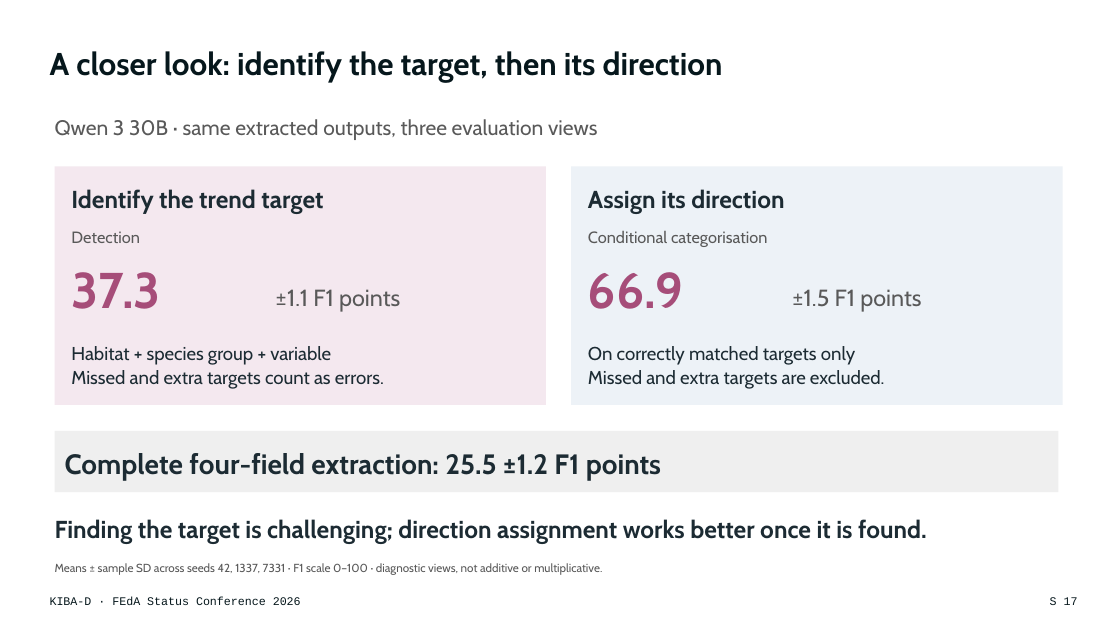
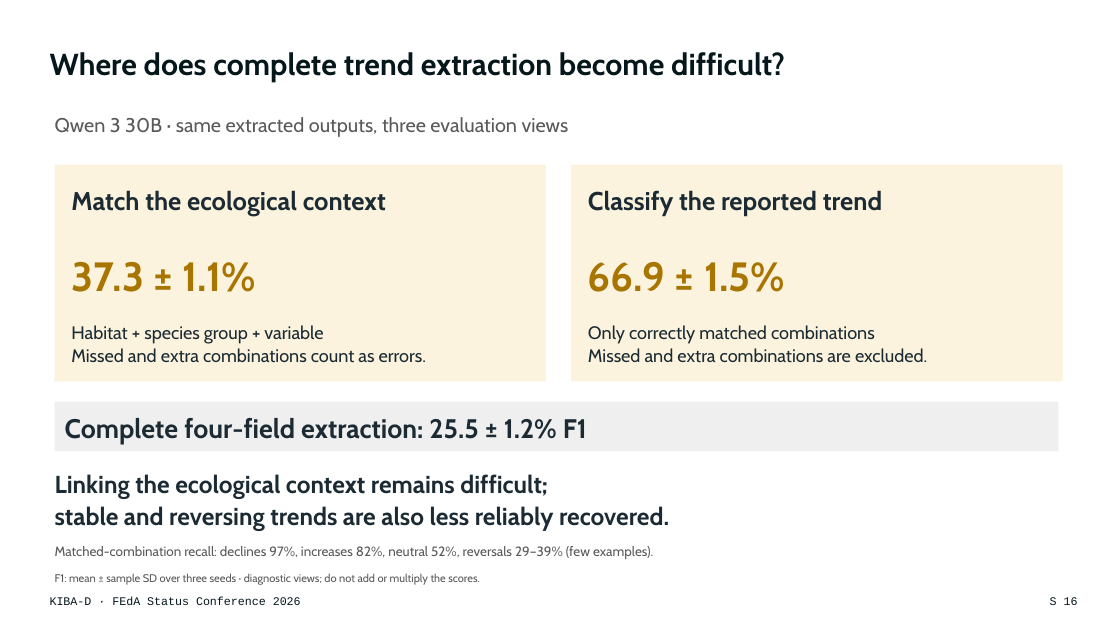
Before and after one commit to DFKI-NLP/kibad-llm, a slide deck: slide 16 of presentations/2026_feda_status_conference/KIBA-D_FEdA2026_Keynote.pptx (slide 17 before the commit). Drawn at 1120x630 pixels with LibreOffice and Linux fonts; fonts in the diff are those of the drawing. Boxes give left, top, right and bottom in pixels: in the first picture for what was removed or moved away, otherwise in the second. Text is boxed around its words. In the diff, an @@ line names an element or a change of style, - is before the commit and + after.

```diff
--- a/presentations/2026_feda_status_conference/KIBA-D_FEdA2026_Keynote.pptx
+++ b/presentations/2026_feda_status_conference/KIBA-D_FEdA2026_Keynote.pptx
@@ title at bbox=[50, 52, 785, 82]: text changed; size 27 to 26 pt @@
-A closer look: identify the target, then its direction
+Where does complete trend extraction become difficult?
@@ text "Qwen 3 30B · same ..." at bbox=[55, 117, 569, 137]: size 18 to 17 pt @@
@@ rectangle: place and size @@
-rectangle at bbox=[55, 166, 546, 405]
+rectangle at bbox=[55, 165, 546, 381]
@@ rectangle at bbox=[55, 165, 546, 381]: fill #F4E8EF to #FBF3DE @@
@@ rectangle: place and size @@
-rectangle at bbox=[571, 166, 1063, 405]
+rectangle at bbox=[571, 165, 1063, 381]
@@ rectangle at bbox=[571, 165, 1063, 381]: fill #EDF2F7 to #FBF3DE @@
@@ text at bbox=[71, 190, 386, 216]: text changed; size 21 to 22 pt @@
-Identify the trend target
+Match the ecological context
@@ text removed at bbox=[588, 189, 784, 214] @@
-Assign its direction
@@ text added at bbox=[588, 190, 882, 216], 22 pt, text #1C2B33, bold @@
+Classify the reported trend
@@ text removed at bbox=[588, 231, 767, 247] @@
-Conditional categorisation
@@ text at bbox=[71, 262, 256, 292]: text changed; size 14 to 35 pt; text colour #595959 to #A87500; bold on @@
-Detection
+37.3 ± 1.1%
@@ text at bbox=[588, 262, 785, 292]: text changed; size 43 to 35 pt; text colour #A64D79 to #A87500 @@
-66.9
+66.9 ± 1.5%
@@ text removed at bbox=[71, 272, 161, 309] @@
-37.3
@@ text removed at bbox=[275, 289, 400, 312] @@
-±1.1 F1 points
@@ text removed at bbox=[792, 289, 921, 312] @@
-±1.5 F1 points
@@ text at bbox=[71, 325, 323, 344]: size 16 to 15.5 pt in "Habitat + species group + variable" @@
@@ text "Habitat + species group + ...": place and size @@
-text "Habitat + species group + ..." at bbox=[71, 346, 384, 389]
+text "Habitat + species group + ..." at bbox=[71, 325, 426, 363]
@@ text at bbox=[588, 325, 927, 363]: text changed; size 16 to 15.5 pt @@
-On correctly matched targets only
-Missed and extra targets are excluded.
+Only correctly matched combinations
+Missed and extra combinations are excluded.
@@ text at bbox=[71, 348, 426, 363]: text changed; size 16 to 15.5 pt @@
-Missed and extra targets count as errors.
+Missed and extra combinations count as errors.
@@ rectangle "Complete four-field extraction: 25.5 ± ...": place and size @@
-rectangle "Complete four-field extraction: 25.5 ± ..." at bbox=[55, 431, 1059, 492]
+rectangle "Complete four-field extraction: 25.5 ± ..." at bbox=[55, 402, 1059, 451]
@@ text in rectangle at bbox=[65, 418, 587, 444]: text changed; size 24 to 23 pt @@
-Complete four-field extraction: 25.5 ±1.2 F1 points
+Complete four-field extraction: 25.5 ± 1.2% F1
@@ text added at bbox=[55, 474, 669, 531], 21 pt, text #1C2B33, bold @@
+Linking the ecological context remains difficult;
+stable and reversing trends are also less reliably recovered.
@@ text removed at bbox=[55, 519, 927, 544] @@
-Finding the target is challenging; direction assignment works better once it is found.
@@ text added at bbox=[55, 546, 653, 559], 11.5 pt, text #595959 @@
+Matched-combination recall: declines 97%, increases 82%, neutral 52%, reversals 29–39% (few examples).
@@ text at bbox=[55, 573, 480, 585]: text changed; size 10 to 9.5 pt @@
-Means ± sample SD across seeds 42, 1337, 7331 · F1 scale 0–100 · diagnostic views, not additive or multiplicative.
+F1: mean ± sample SD over three seeds · diagnostic views; do not add or multiply the scores.
@@ page number at bbox=[1050, 597, 1078, 605]: text changed @@
-S 17
+S 16
```
Also in this commit, not shown: 15 other slides changed, 1 other file.
